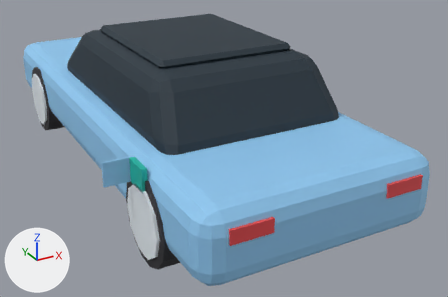
Renders of the glTF model public/models/sedan.glb from each side of a commit.
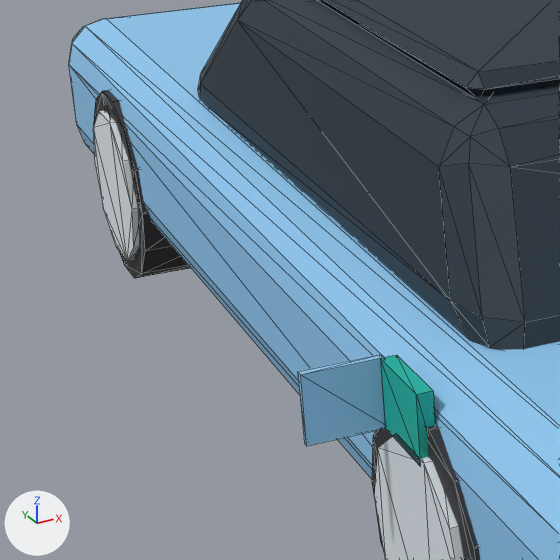
Each version is shown whole from a 50 mm lens placed at (-2.24, -4.96, 2.51), pointed at (0.26, -0.41, 0.23), then close up on the part from 0% to 42% of the width and 12% to 76% of the height. Every picture has the same lights, and +X, +Y and +Z are marked at lower left. The first two pictures are the older version. The close-ups show mesh edges as thin lines. Where no turn or scale is listed for an object, it has been applied to the vertices. Vertices at exactly the same position are counted once.

The scene before the commit, as lines of its bpy script (objects in view):
```python
me_sedan = bpy.data.meshes.new('sedan')
me_sedan.from_pydata(...)  # 440 vertices, 812 faces; spans x -1.05..1.05, y -2.31..2.31, z -0.64..0.64
me_sedan.materials.append(mat_solaroasispalette)
ob_sedan = bpy.data.objects.new('sedan', me_sedan)
ob_sedan.location = (-0.095, 0.0, 0.652)
```
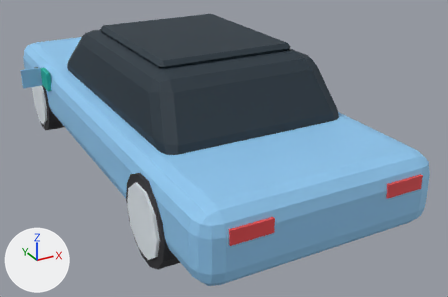
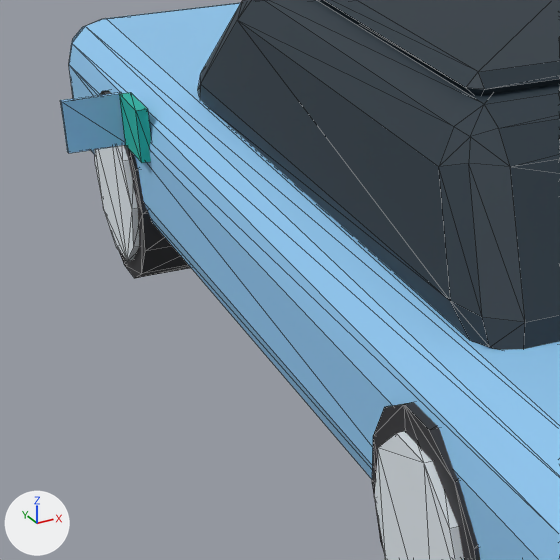
Pixel boxes [x1, y1, x2, y2] of what changed, in the close-ups (560 x 560 px; the box of a moved part takes in the faces that stretch with it):
'sedan', reshaped: before [69, 0, 560, 560]; after [60, 0, 560, 560]
part 1 of me_sedan, moved or reshaped: before [380, 355, 435, 464]; after [119, 92, 151, 163]
part 2 of me_sedan, moved or reshaped: before [298, 354, 385, 446]; after [60, 92, 125, 153]

What the commit changed:
me_sedan has 440 vertices, 812 faces and spans x -1.05..1.05, y -2.31..2.31, z -0.64..0.64.
me_sedan is used by ob_sedan; location (-0.095, 0.0, 0.652).
me_sedan part 1: the loose piece of 8 vertices spanning x -0.86..-0.82, y -1.51..-1.29, z -0.07..0.11 is moved by (0.0, 2.45, 0.0).
me_sedan part 2: the loose piece of 8 vertices spanning x -1.05..-0.85, y -1.29..-1.27, z -0.07..0.11 is moved by (0.0, 2.45, 0.0).
